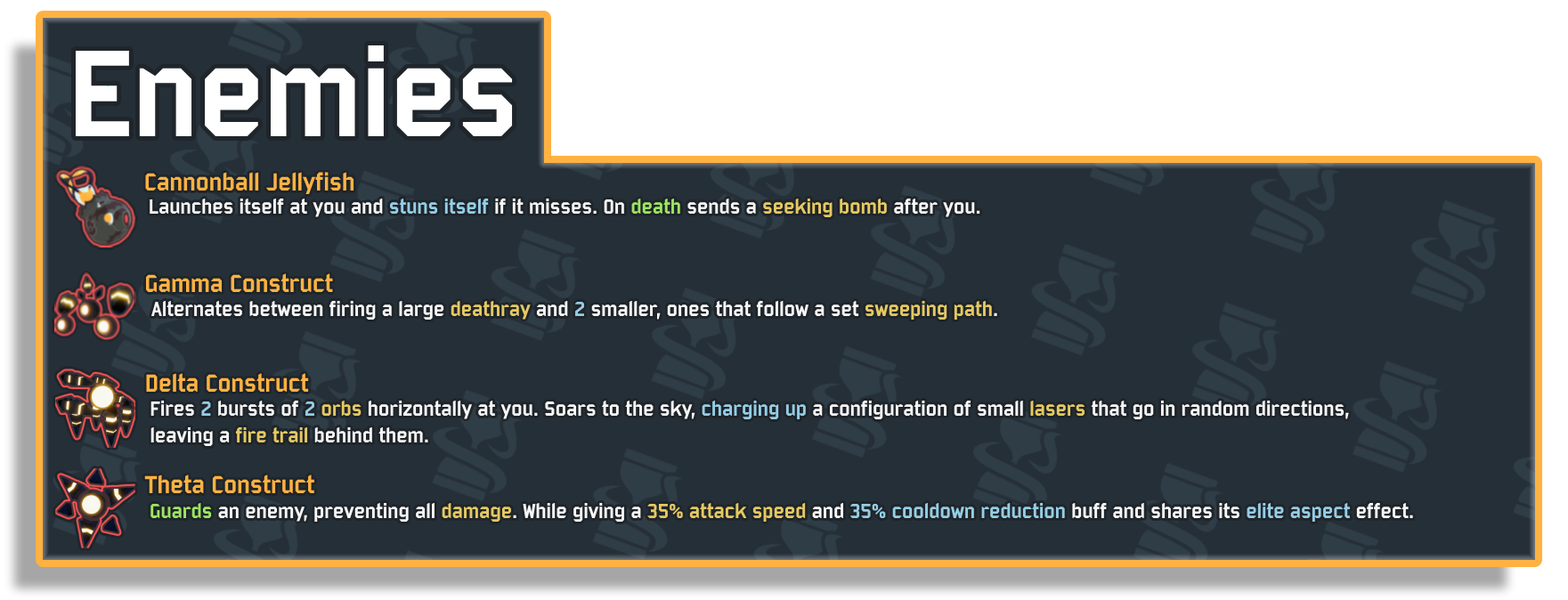
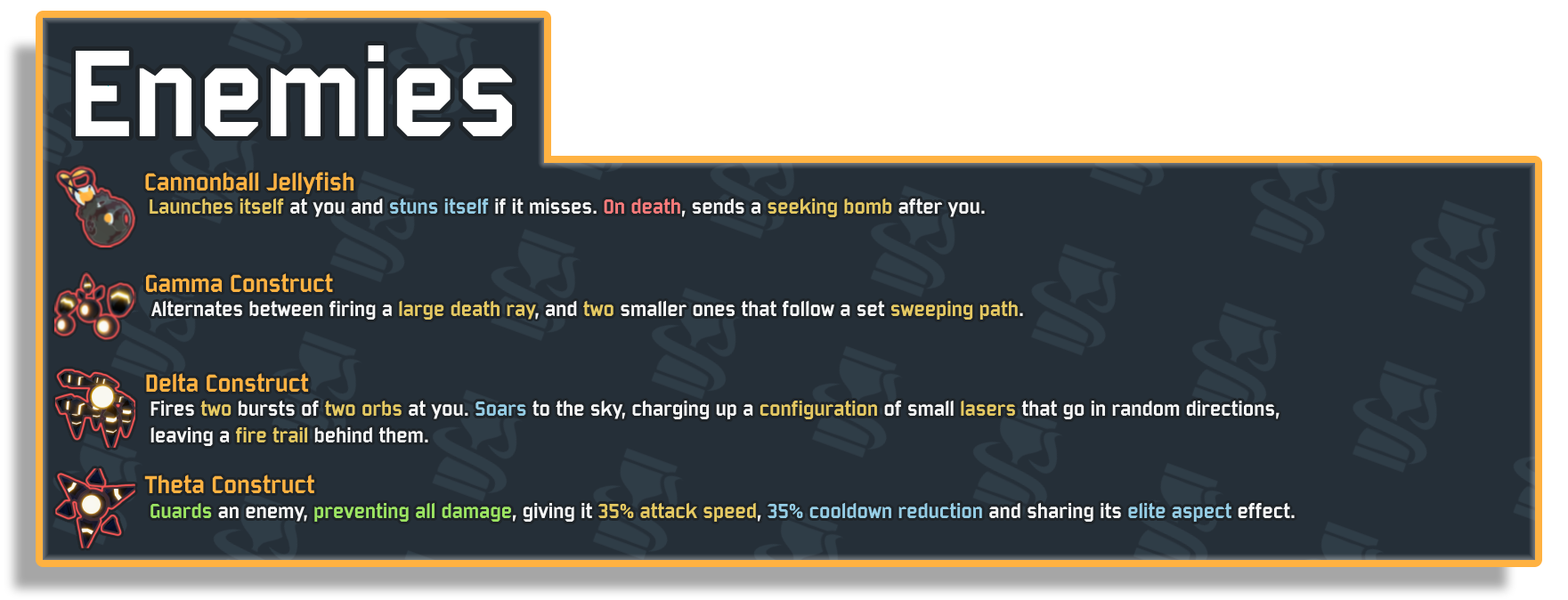
Before/after of a 1568 x 600 layered artwork. What changed in the layer stack:
painted on "Guards an enemy, preventing all" over [314, 503, 1414, 522]
renamed "Fires 2 bursts of 2 orbs horizon" to "Fires two bursts of two orbs at", painted on it over [197, 400, 1349, 423]
painted on "Alternates between firing a larg" over [398, 300, 1024, 320]
painted on "Launches itself at you and stuns" over [149, 198, 985, 218]
